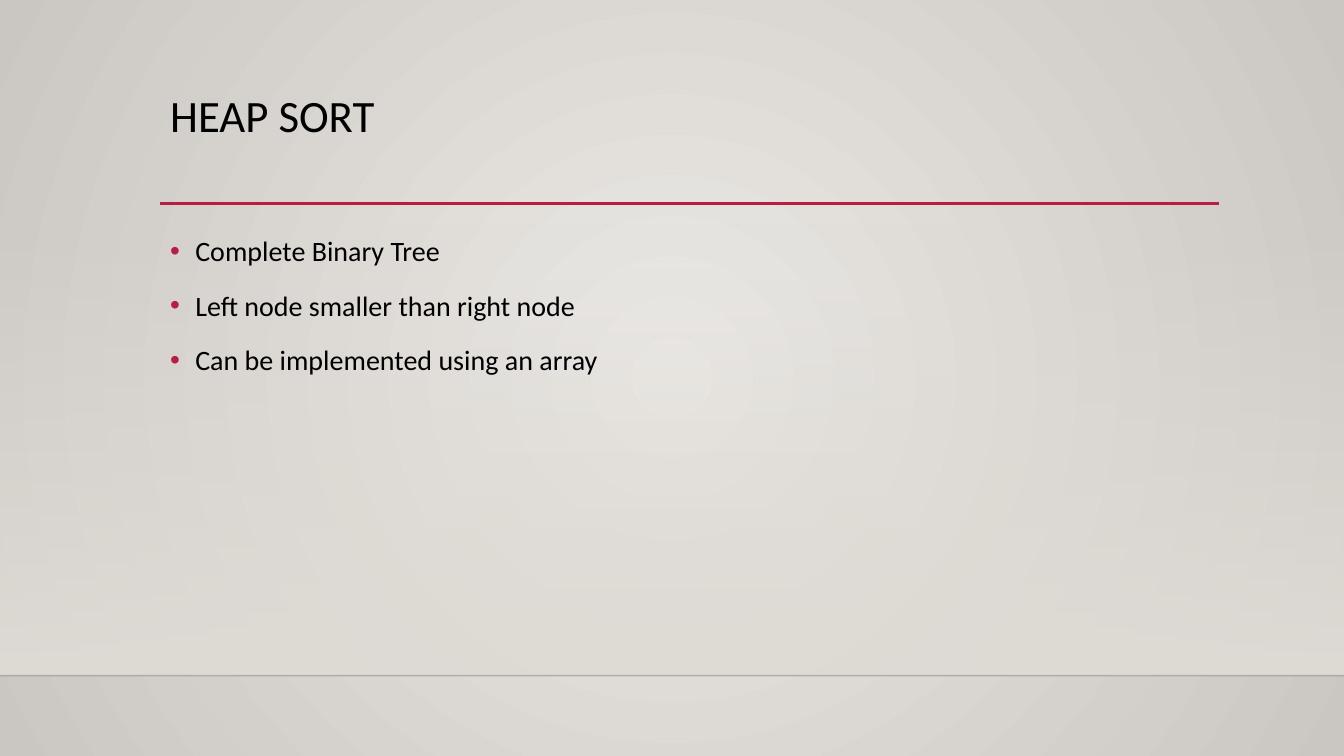
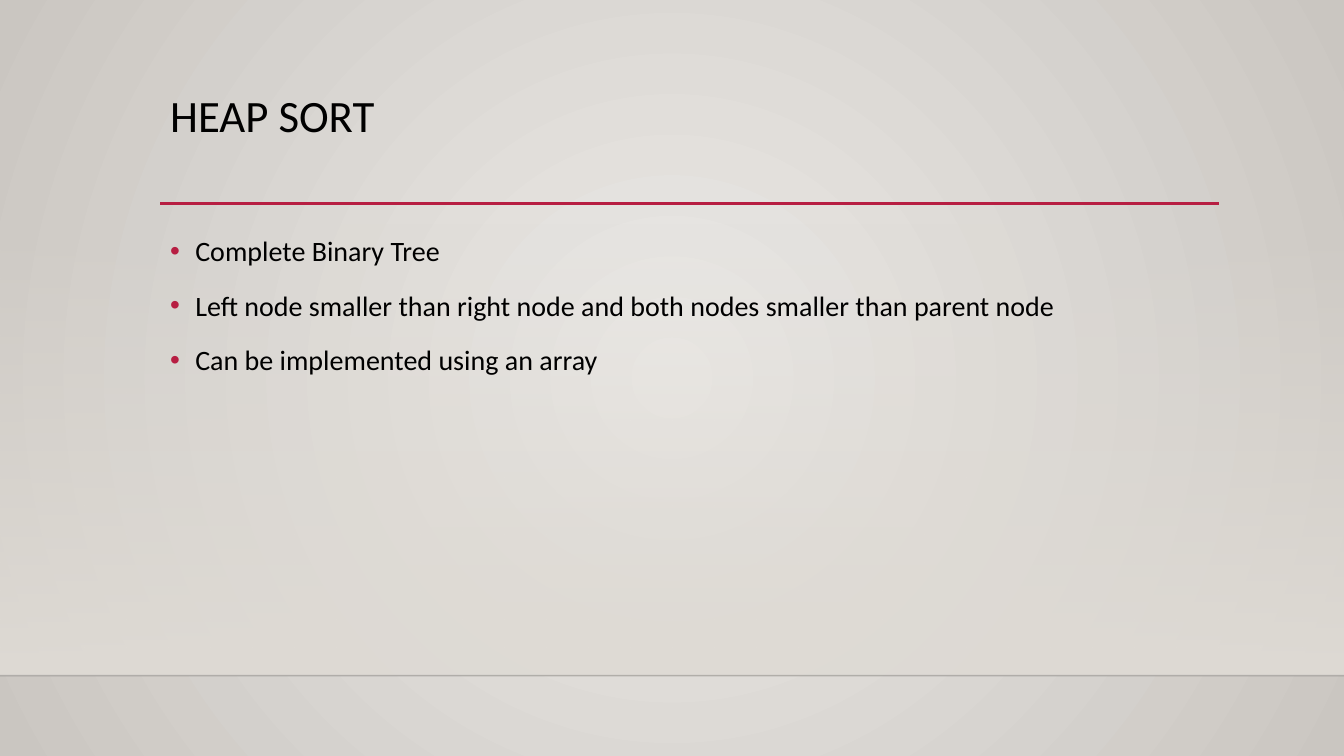
Before and after one commit to Ezi0aaudit0re/visualization_sorting_algorithms, a slide deck: slide 8 of Presentation1.pptx. Drawn at 1344x756 pixels with LibreOffice and Linux fonts; fonts in the diff are those of the drawing; background and template pictures are left out. Boxes give left, top, right and bottom in pixels: in the first picture for what was removed or moved away, otherwise in the second. Text is boxed around its words. In the diff, an @@ line names an element or a change of style, - is before the commit and + after.

```diff
--- a/Presentation1.pptx
+++ b/Presentation1.pptx
@@ text at box(195, 296, 1054, 321): text changed @@
-• Left node smaller than right node
+• Left node smaller than right node and both nodes smaller than parent node
```
Also in this commit, not shown: 1 other slide changed, 4 other files.
